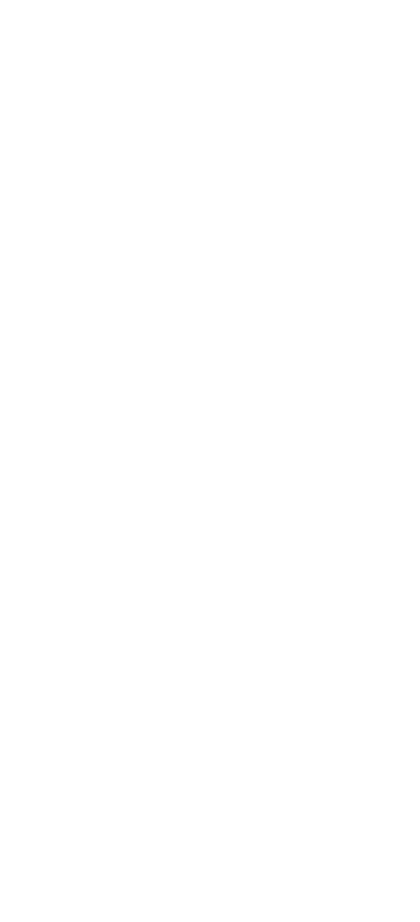
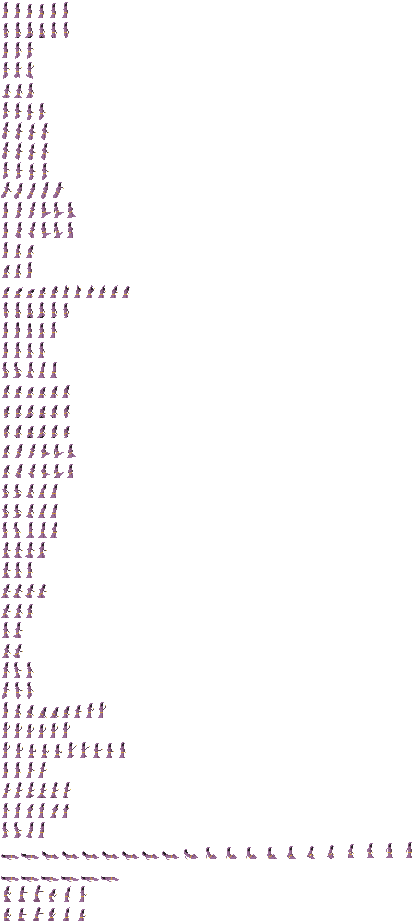
Revision of a layered 420 × 922 image; what changed, layer by layer:
showed "player" over (1, 2, 412, 921)
